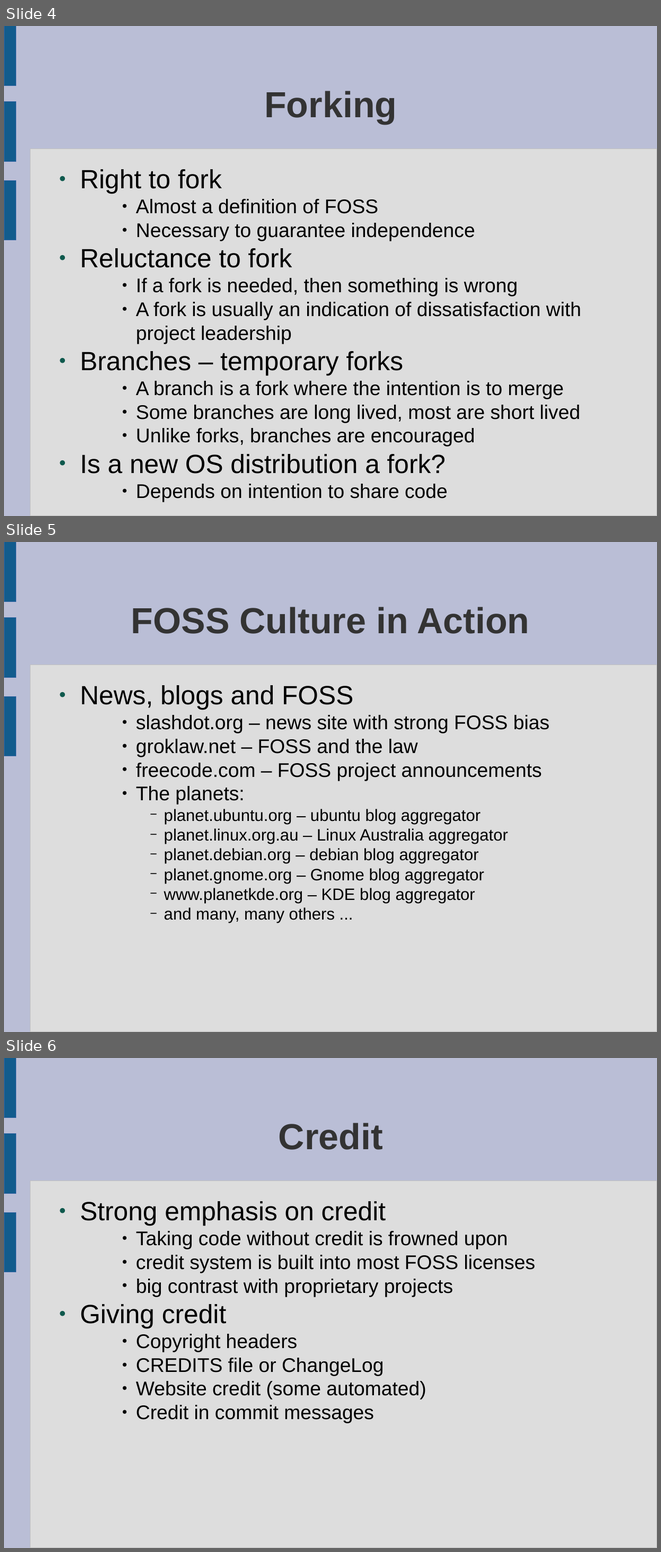
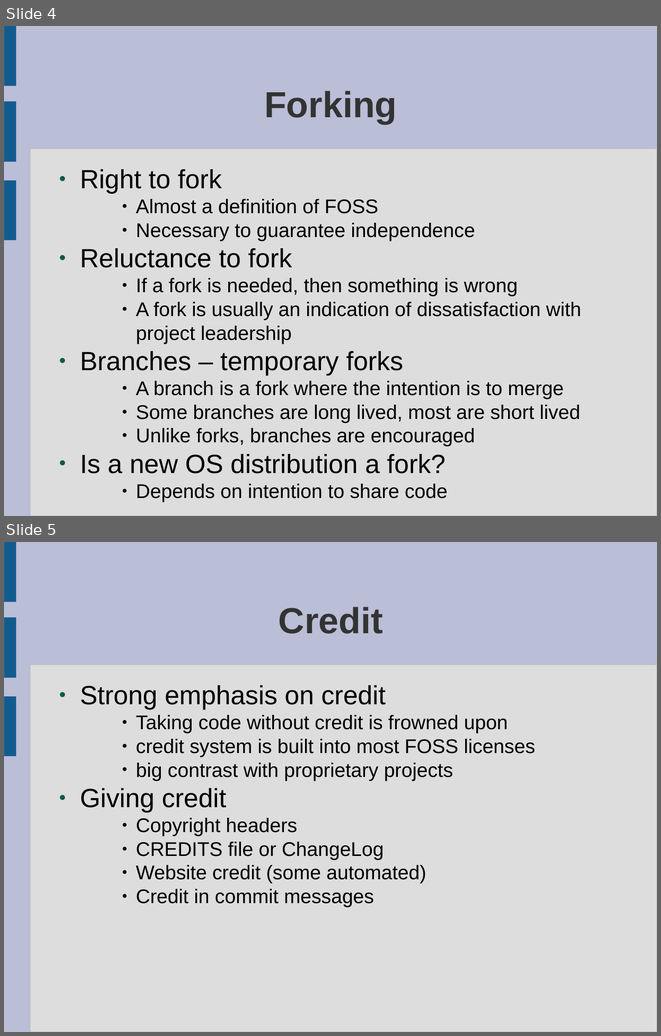
Before and after one commit to tridge/COMP8440, a slide deck: lectures/foss_culture.odp. Shown one above the other, each under a label of ours: slides 4, 5 and 6 before the commit, slides 4 and 5 after it. The pictures are 661x1552 and 661x1036 pixels, drawn with LibreOffice and Linux fonts; fonts in the diff are those of the drawing. Boxes give left, top, right and bottom in pixels: in the first picture for what was removed or moved away, otherwise in the second. Text is boxed around its words. In the diff, an @@ line names an element or a change of style, - is before the commit and + after.

```diff
--- a/lectures/foss_culture.odp
+++ b/lectures/foss_culture.odp
@@ slide 5 removed at (4,542,657,1032), background #BABED6; not listed: 4 template elements that a slide beside it also shows @@
@@ title removed at (131,607,529,634) @@
-FOSS Culture in Action
@@ text removed at (80,685,549,923) @@
-● News, blogs and FOSS
-    ● slashdot.org – news site with strong FOSS bias
-    ● groklaw.net – FOSS and the law
-    ● freecode.com – FOSS project announcements
-    ● The planets:
-      − planet.ubuntu.org – ubuntu blog aggregator
-      − planet.linux.org.au – Linux Australia aggregator
-      − planet.debian.org – debian blog aggregator
-      − planet.gnome.org – Gnome blog aggregator
-      − www.planetkde.org – KDE blog aggregator
-      − and many, many others ...
@@ what was slide 6 is now slide 5 @@
```
Also in this commit, not shown: 1 other file.
